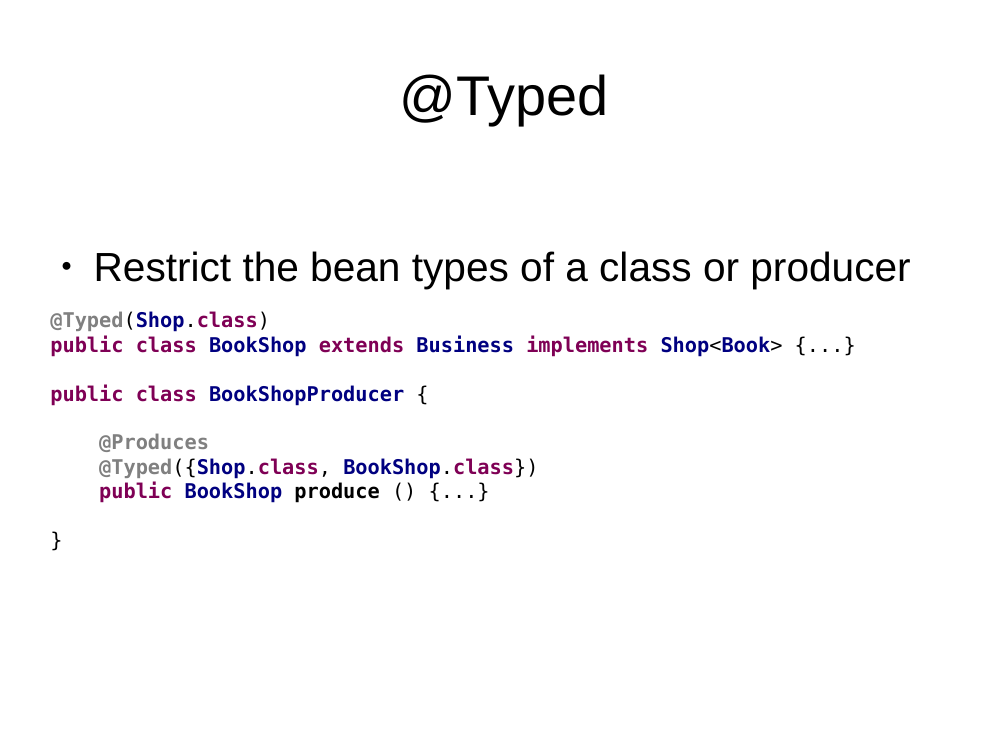
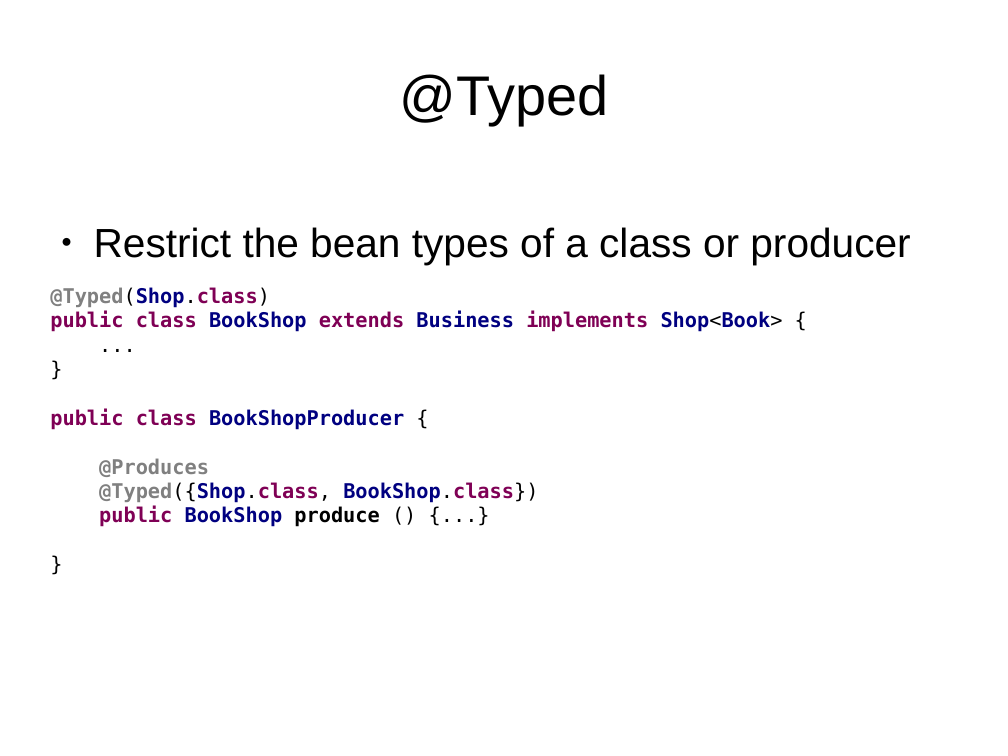
Before and after one commit to FrigoCoder/CDI, a slide deck: slide 73 of CDI.odp. Drawn at 1008x756 pixels with LibreOffice and Linux fonts; fonts in the diff are those of the drawing. Boxes give left, top, right and bottom in pixels: in the first picture for what was removed or moved away, otherwise in the second. Text is boxed around its words. In the diff, an @@ line names an element or a change of style, - is before the commit and + after.

```diff
--- a/CDI.odp
+++ b/CDI.odp
@@ text at (50,311,783,332): text changed @@
-public class BookShop extends Business implements Shop<Book> {...}
+public class BookShop extends Business implements Shop<Book> {
+...
+}
```
Also in this commit, not shown: 1 other slide changed, 1 slide added.
